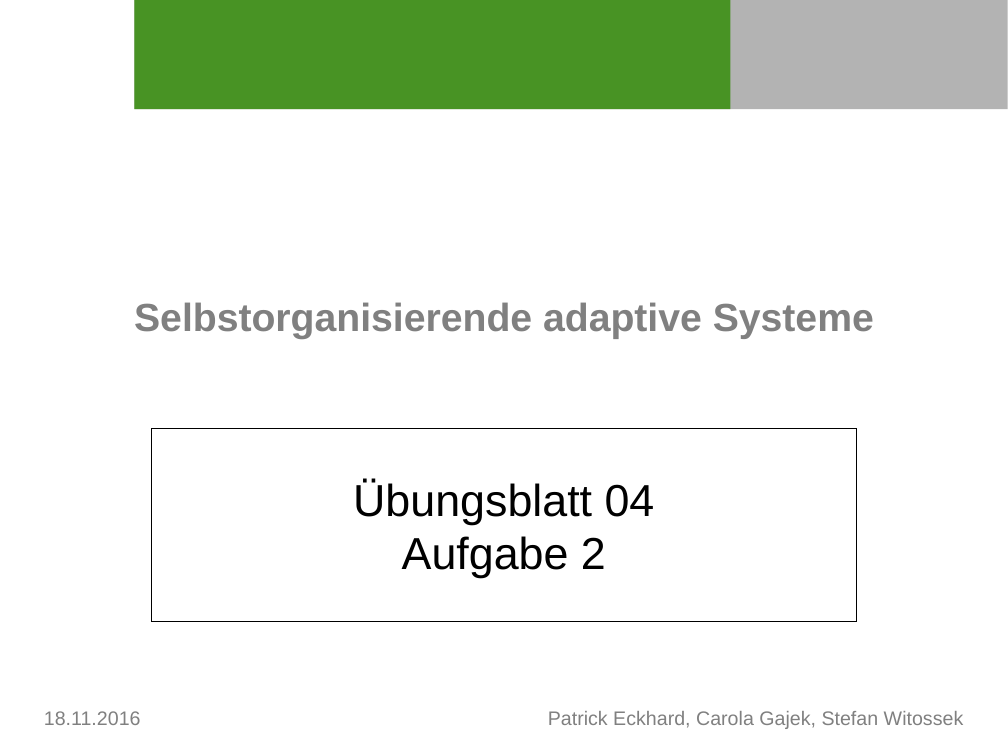
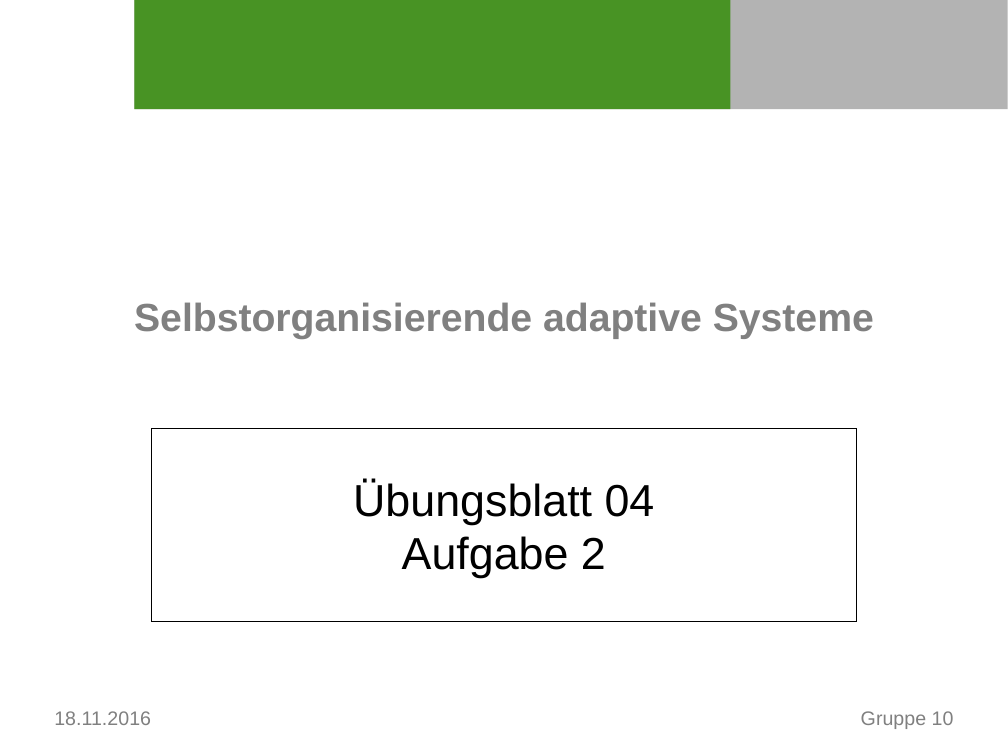
Before and after one commit to SOAS-Uni-Augsburg/ws16-17-group-10, a slide deck: slide 1 of Blatt-04/Präsi_Blatt04_Aufgabe2.pptx. Drawn at 1008x756 pixels with LibreOffice and Linux fonts; fonts in the diff are those of the drawing; background and template pictures are left out. Boxes give left, top, right and bottom in pixels: in the first picture for what was removed or moved away, otherwise in the second. Text is boxed around its words. In the diff, an @@ line names an element or a change of style, - is before the commit and + after.

Commit message:
Präsentation final

```diff
--- a/Blatt-04/Präsi_Blatt04_Aufgabe2.pptx
+++ b/Blatt-04/Präsi_Blatt04_Aufgabe2.pptx
@@ text at bbox=[54, 711, 954, 729]: text changed @@
-18.11.2016 Patrick Eckhard, Carola Gajek, Stefan Witossek
+18.11.2016 Gruppe 10
```
Also in this commit, not shown: 4 other slides changed, 1 other file.
